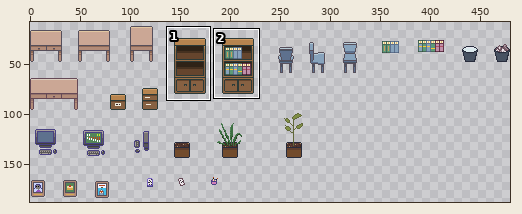
File history of a sprite sheet, Assets/Resources/Art/Tiles/Office/Decorations/Office Objects.png. The first picture is a wide view before the edit; the outline marks the close-up.
Close-up. Earlier state:
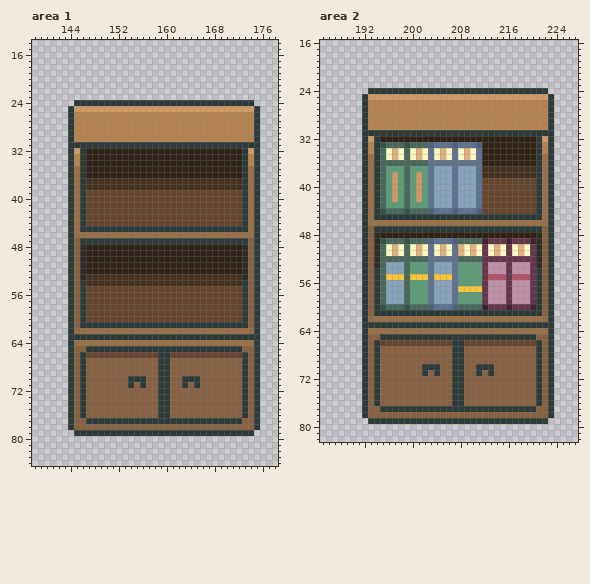
The file is 480x192 pixels. Colours within 5 levels of each other are drawn and written as one. Shown: area 1: x 138..178, y 14..84; area 2: x 185..227, y 16..82. The wide view leaves out empty margins. The commit also changed other parts of the picture, which this record leaves out.
New version:
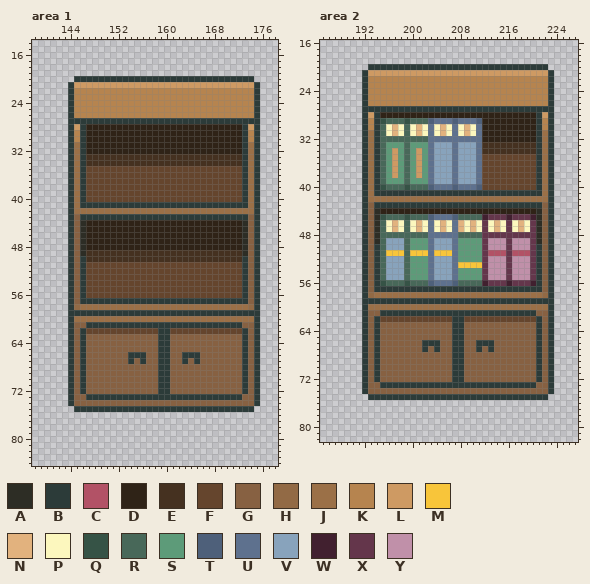
Palette (. is transparent): A #2d2d25  B #2c3b39  C #b25266  D #2f2317  E #453120  F #65452d  G #876142  H #926a45  J #9b7047  K #b6844f  L #ce9a63  M #f8c53a  N #e2b27e  P #fcf7be  Q #365346  R #486859  S #5d9b79  T #4e607a  U #5e718e  V #88a3bc  W #41202f  X #64364b  Y #c090a9
The exact change:
Changed rows in their new state; - is an unchanged pixel.
Area 1:
first column x 144:
20 -BBBBBBBBBBBBBBBBBBBBBBBBBBBBBB-
21 BLLLLLLLLLLLLLLLLLLLLLLLLLLLLLLB
22 BKKKKKKKKKKKKKKKKKKKKKKKKKKKKKKB
23 BKKKKKKKKKKKKKKKKKKKKKKKKKKKKKKB
24 BKKKKKKKKKKKKKKKKKKKKKKKKKKKKKKB
25 -KKKKKKKKKKKKKKKKKKKKKKKKKKKKKK-
27 -BBBBBBBBBBBBBBBBBBBBBBBBBBBBBB-
28 -LBDDDDDDDDDDDDDDDDDDDDDDDDDDBL-
29 --BDDDDDDDDDDDDDDDDDDDDDDDDDDB--
30 --BDDDDDDDDDDDDDDDDDDDDDDDDDDB--
31 -J-DDDDDDDDDDDDDDDDDDDDDDDDDD-J-
32 -J----------------------------J-
33 -J-EEEEEEEEEEEEEEEEEEEEEEEEEE-J-
34 -J-EEEEEEEEEEEEEEEEEEEEEEEEEE-J-
35 ---FFFFFFFFFFFFFFFFFFFFFFFFFF---
36 ---FFFFFFFFFFFFFFFFFFFFFFFFFF---
37 ---FFFFFFFFFFFFFFFFFFFFFFFFFF---
38 ---FFFFFFFFFFFFFFFFFFFFFFFFFF---
41 ---BBBBBBBBBBBBBBBBBBBBBBBBBB---
42 --JJJJJJJJJJJJJJJJJJJJJJJJJJJJ--
43 -G-BBBBBBBBBBBBBBBBBBBBBBBBBB-G-
44 -GADDDDDDDDDDDDDDDDDDDDDDDDDDAG-
45 -GADDDDDDDDDDDDDDDDDDDDDDDDDDAG-
46 -GADDDDDDDDDDDDDDDDDDDDDDDDDDAG-
47 --ADDDDDDDDDDDDDDDDDDDDDDDDDDA--
49 ---EEEEEEEEEEEEEEEEEEEEEEEEEE---
50 --BEEEEEEEEEEEEEEEEEEEEEEEEEEB--
51 --BFFFFFFFFFFFFFFFFFFFFFFFFFFB--
52 --BFFFFFFFFFFFFFFFFFFFFFFFFFFB--
53 --BFFFFFFFFFFFFFFFFFFFFFFFFFFB--
54 ---FFFFFFFFFFFFFFFFFFFFFFFFFF---
57 ---BBBBBBBBBBBBBBBBBBBBBBBBBB---
58 -HJJJJJJJJJJJJJJJJJJJJJJJJJJJJH-
59 -B-BBBBBBBBBBBBBBBBBBBBBBBBBB-B-
60 -JJJJJJJJJJJJJJJJJJJJJJJJJJJJJJ-
61 --G--------------------------G--
62 -GBFFFFFFFFFFFFBBFFFFFFFFFFFFBG-
63 -G-GGGGGGGGGGGG--GGGGGGGGGGGG-G-
64 -GBGGGGGGGGGGGGBBGGGGGGGGGGGGBG-
65 --BGGGGGGGGGGGG--GGGGGGGGGGGGB--
66 ---GGGGGGGBBBGG--GGBBBGGGGGGG---
67 ----------B-B------B-B----------
70 ----------GGG------GGG----------
71 ----------G-G------G-G----------
73 --GBBBBBBBBBBBB--BBBBBBBBBBBBG--
74 --G------------GG------------G--
75 .B-BBBBBBBBBBBB--BBBBBBBBBBBB-B.
76 ................................
77 ................................
78 ................................
79 -..............................-
Area 2:
first column x 192:
20 -BBBBBBBBBBBBBBBBBBBBBBBBBBBBBB-
21 BLLLLLLLLLLLLLLLLLLLLLLLLLLLLLLB
22 BKKKKKKKKKKKKKKKKKKKKKKKKKKKKKKB
23 BKKKKKKKKKKKKKKKKKKKKKKKKKKKKKKB
24 BKKKKKKKKKKKKKKKKKKKKKKKKKKKKKKB
25 -KKKKKKKKKKKKKKKKKKKKKKKKKKKKKK-
27 -BBBBBBBBBBBBBBBBBBBBBBBBBBBBBB-
28 -LBDDDDDDDDDDDDDDDDDDDDDDDDDDBL-
29 --BQRRRQRRRTUUUTUUUTDDDDDDDDDB--
30 --BRPNPRPNPUPNPUPNPUDDDDDDDDDB--
31 -J-RPNPRPNPUPNPUPNPUDDDDDDDDD-J-
32 -J-RRRRRRRRUUUUUUUUU----------J-
33 -J-RSSSRSSSUVVVUVVVUEEEEEEEEE-J-
34 -J--SLS-SLS-VVV-VVV-EEEEEEEEE-J-
35 ----SLS-SLS-VVV-VVV-FFFFFFFFF---
36 ----SLS-SLS-VVV-VVV-FFFFFFFFF---
37 -----L---L----------FFFFFFFFF---
38 --------------------FFFFFFFFF---
39 -----S---S----------------------
40 ---QRRRQRRRTUUUTUUUT------------
41 ---BBBBBBBBBBBBBBBBBBBBBBBBBB---
42 --JJJJJJJJJJJJJJJJJJJJJJJJJJJJ--
43 -G-BBBBBBBBBBBBBBBBBBBBBBBBBB-G-
44 -GADDDDDDDDDDDDDDDDDDDDDDDDDDAG-
45 -GAQRRRQRRRTUUUTRRRRWXXXWXXXWAG-
46 -GARPNPRPNPUPNPUNPNPXPNPXPNPXAG-
47 --ARPNPRPNPUPNPUNPNPXPNPXPNPXA--
48 ---RRRRRRRRUUUUURRRRXXXXXXXXX---
49 ---RVVVRSSSUVVVUSSSSXYYYXYYYX---
50 --B-VVV-SSS-VVV-SSSS-YYY-YYY-B--
51 --B-MMM-MMM-MMM-SSSS-CCC-CCC-B--
52 --B-VVV-SSS-VVV-SSSS-YYY-YYY-B--
53 --B-------------MMMM---------B--
55 ----VVV-SSS-VVV------YYY-YYY----
56 ---QRRRQRRRTUUUTRRRRWXXXWXXXW---
57 ---BBBBBBBBBBBBBBBBBBBBBBBBBB---
58 -HJJJJJJJJJJJJJJJJJJJJJJJJJJJJH-
59 -B-BBBBBBBBBBBBBBBBBBBBBBBBBB-B-
60 -JJJJJJJJJJJJJJJJJJJJJJJJJJJJJJ-
61 --G--------------------------G--
62 -GBFFFFFFFFFFFFBBFFFFFFFFFFFFBG-
63 -G-GGGGGGGGGGGG--GGGGGGGGGGGG-G-
64 -GBGGGGGGGGGGGGBBGGGGGGGGGGGGBG-
65 --BGGGGGGGGGGGG--GGGGGGGGGGGGB--
66 ---GGGGGGGBBBGG--GGBBBGGGGGGG---
67 ----------B-B------B-B----------
70 ----------GGG------GGG----------
71 ----------G-G------G-G----------
73 --GBBBBBBBBBBBB--BBBBBBBBBBBBG--
74 --G------------GG------------G--
75 .B-BBBBBBBBBBBB--BBBBBBBBBBBB-B.
76 ................................
77 ................................
78 ................................
79 -..............................-
Changed places in both close-ups, as pixel boxes (x1, y1, x2, y2):
changed: (68, 76, 260, 436)
changed: (362, 64, 554, 424)
